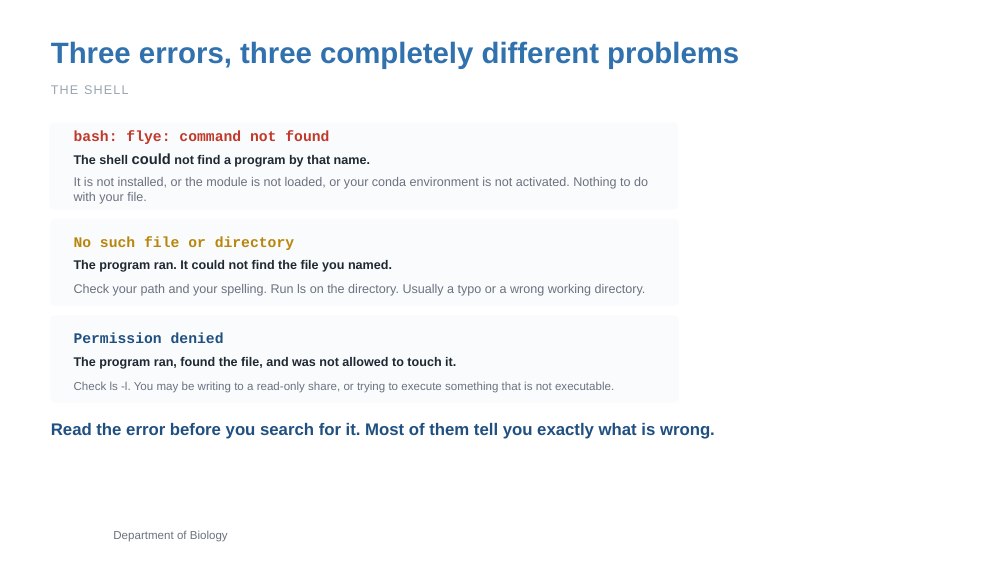
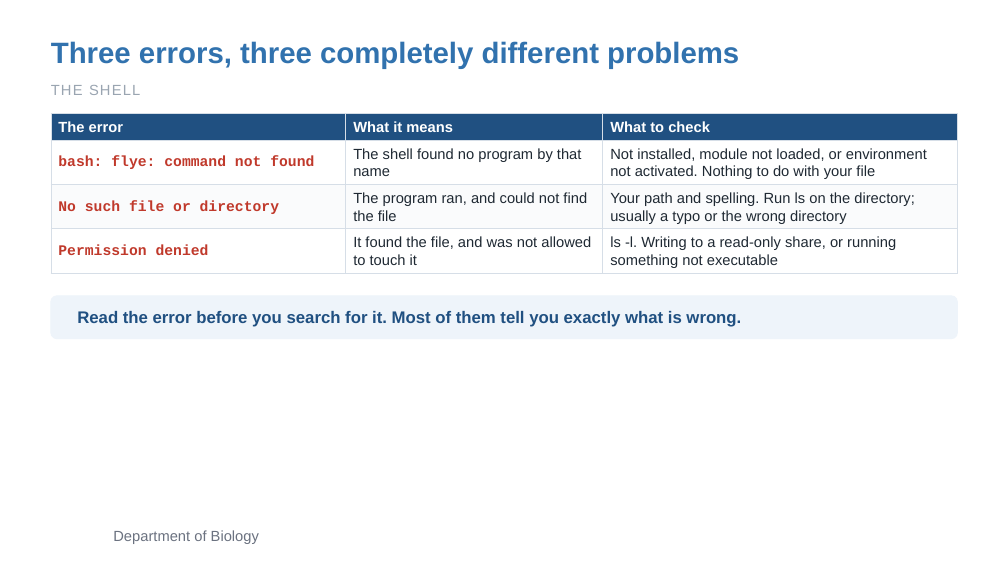
Before and after one commit to zhan4429/TuftsAppliedBioinfo, a slide deck: slide 13 of slides/week-01/Week01_Session1_CommandLine_Text_Git.pptx. Drawn at 1008x567 pixels with LibreOffice and Linux fonts; fonts in the diff are those of the drawing; background and template pictures are left out. Boxes give left, top, right and bottom in pixels: in the first picture for what was removed or moved away, otherwise in the second. Text is boxed around its words. In the diff, an @@ line names an element or a change of style, - is before the commit and + after.

```diff
--- a/slides/week-01/Week01_Session1_CommandLine_Text_Git.pptx
+++ b/slides/week-01/Week01_Session1_CommandLine_Text_Git.pptx
@@ text "THE SHELL" at (x1=51, y1=85, x2=140, y2=95): size 12 to 14 pt @@
@@ table added at (x1=51, y1=113, x2=957, y2=273), 4 rows, 3 columns @@
+The error | What it means | What to check
+bash: flye: command not found | The shell found no program by that name | Not installed, module not loaded, or environment not activated. Nothing to do with your file
+No such file or directory | The program ran, and could not find the file | Your path and spelling. Run ls on the directory; usually a typo or the wrong directory
+Permission denied | It found the file, and was not allowed to touch it | ls -l. Writing to a read-only share, or running something not executable
@@ rounded rectangle removed at (x1=50, y1=123, x2=678, y2=209) @@
@@ text removed at (x1=74, y1=130, x2=329, y2=144) @@
-bash: flye: command not found
@@ text removed at (x1=74, y1=153, x2=370, y2=167) @@
-The shell could not find a program by that name.
@@ text removed at (x1=74, y1=177, x2=648, y2=204) @@
-It is not installed, or the module is not loaded, or your conda environment is not activated. Nothing to do with your file.
@@ rounded rectangle removed at (x1=51, y1=219, x2=678, y2=306) @@
@@ text removed at (x1=74, y1=236, x2=294, y2=250) @@
-No such file or directory
@@ text removed at (x1=74, y1=260, x2=392, y2=272) @@
-The program ran. It could not find the file you named.
@@ rounded rectangle added at (x1=51, y1=296, x2=957, y2=339), fill #EEF4FA, outline #EEF4FA 1 pt @@
@@ text removed at (x1=74, y1=284, x2=646, y2=296) @@
-Check your path and your spelling. Run ls on the directory. Usually a typo or a wrong working directory.
@@ text "Read the error before you ..." moved from (x1=51, y1=423, x2=715, y2=439) to (x1=77, y1=311, x2=741, y2=327) @@
@@ text "Read the error before you ..." at (x1=77, y1=311, x2=741, y2=327): line spacing 1 to 19.2pt @@
@@ rounded rectangle removed at (x1=51, y1=316, x2=678, y2=402) @@
@@ text removed at (x1=74, y1=333, x2=224, y2=343) @@
-Permission denied
@@ text removed at (x1=74, y1=357, x2=456, y2=369) @@
-The program ran, found the file, and was not allowed to touch it.
@@ text removed at (x1=74, y1=381, x2=614, y2=393) @@
-Check ls -l. You may be writing to a read-only share, or trying to execute something that is not executable.
@@ text "Department of Biology" at (x1=113, y1=530, x2=259, y2=544): size 11 to 14 pt @@
```
Also in this commit, not shown: 19 other slides changed, 4 other files.
